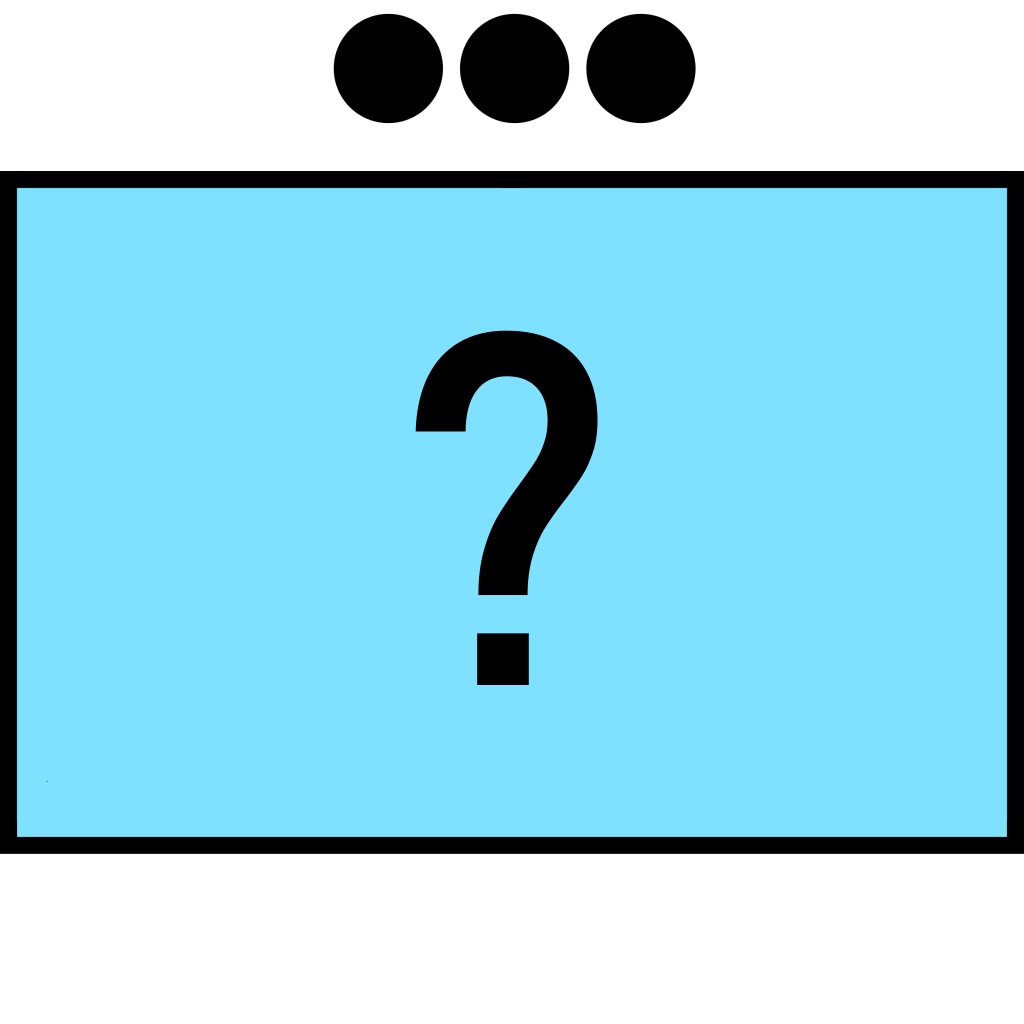
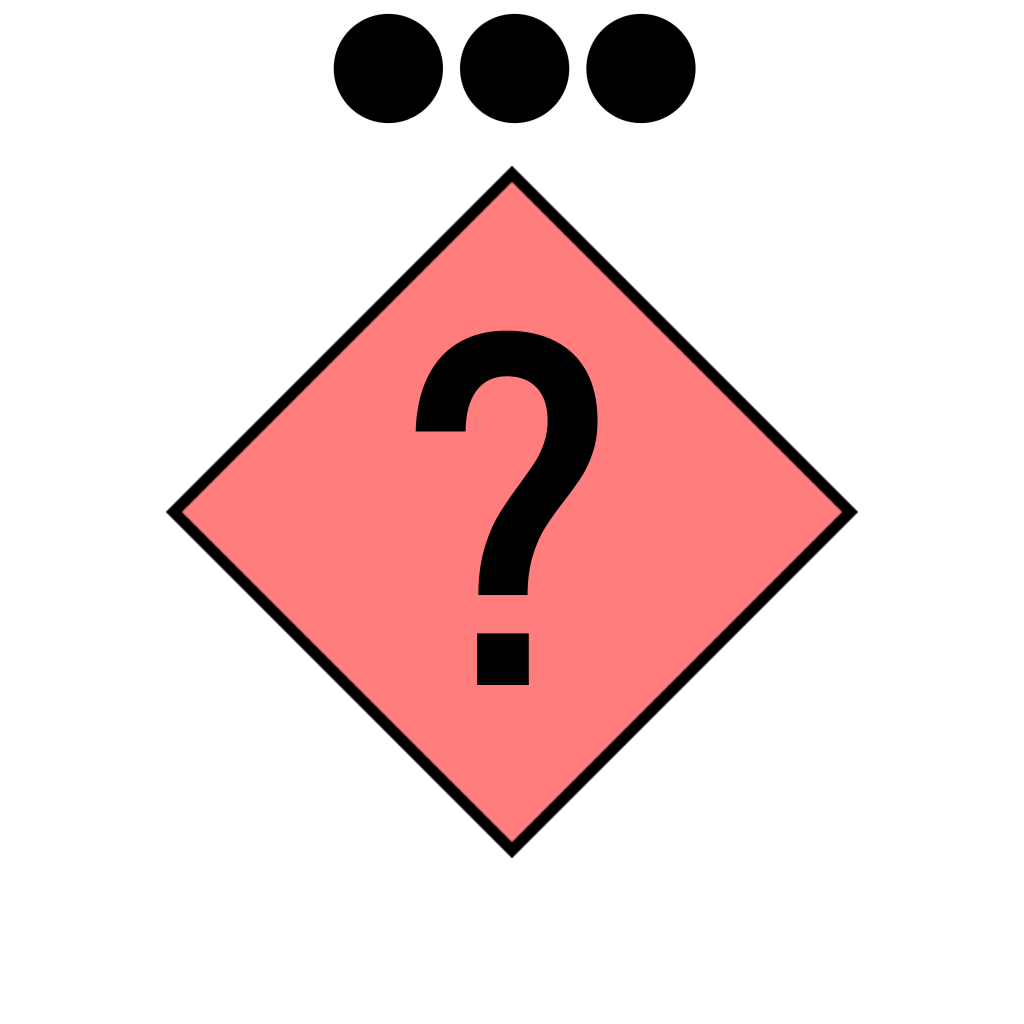
Layered file, before and after one edit (1024 x 1024). Changes by layer:
added group "Enemy" with 3 layers above "Friendly" over [165,165,859,859]
added group "SymbolsEnemy" with 1 layers in group "Enemy" over [415,330,598,685]
added layer "UnknownEnemy" in group "SymbolsEnemy" over [415,330,598,685]
added layer "BaseEnemy" in group "Enemy" over [165,165,859,859]
renamed "Symbols" to "SymbolsFriend", moved it into group "Friendly" over [415,330,598,685]
renamed "Base" to "BaseFriend", moved it into group "Friendly" over [0,171,1024,854]
